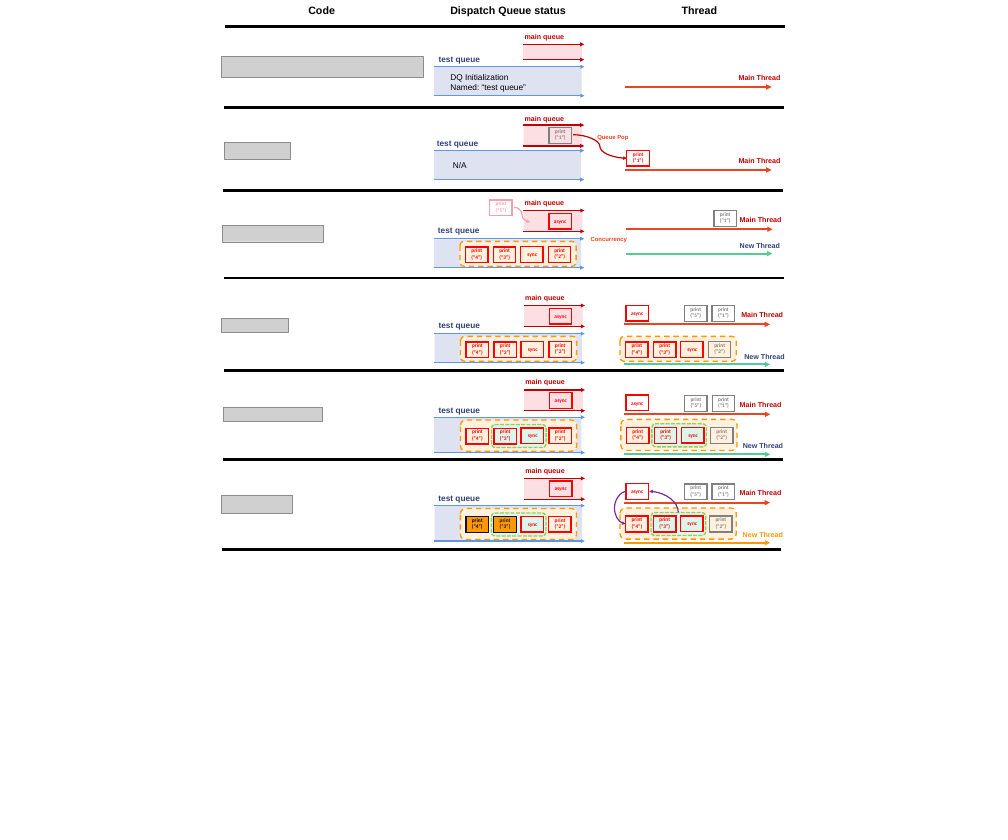
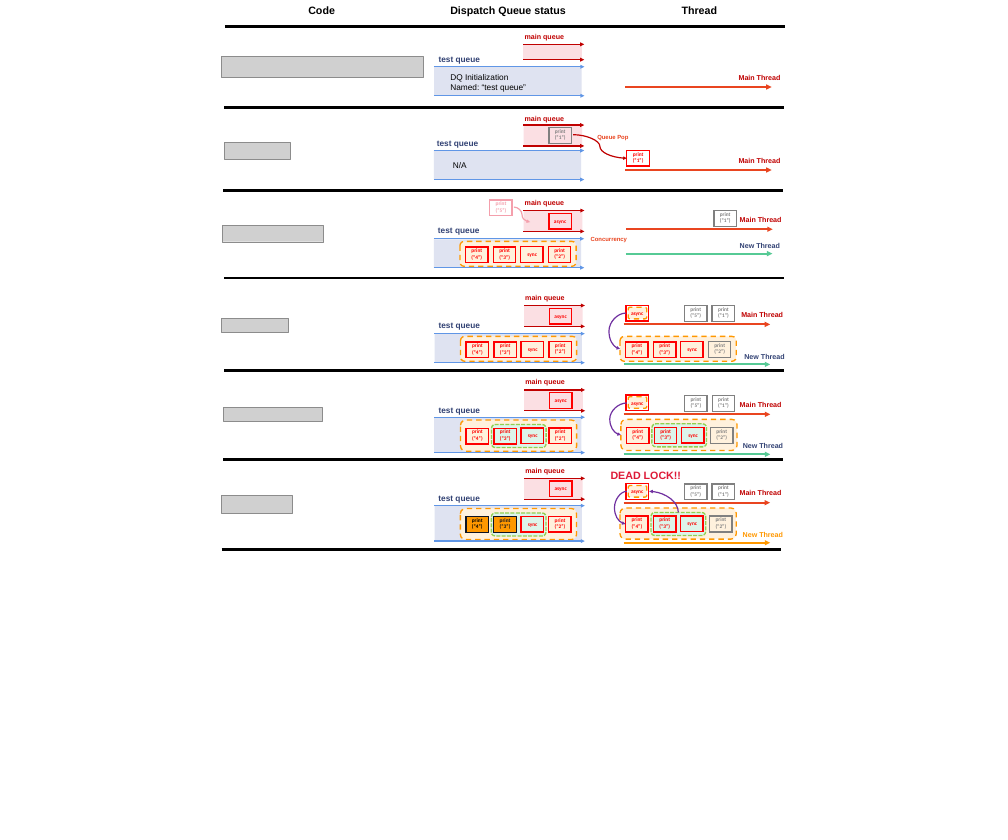
Before and after one commit to yuantianle/yuantianle.github.io, a slide deck: slide 1 of docs/2_Software_Engineering/Swift/Notes/dispatch_queue.pptx. Drawn at 1008x840 pixels with LibreOffice and Linux fonts; fonts in the diff are those of the drawing; grey boxes stand for pictures. Boxes give left, top, right and bottom in pixels: in the first picture for what was removed or moved away, otherwise in the second. Text is boxed around its words. In the diff, an @@ line names an element or a change of style, - is before the commit and + after.

```diff
--- a/docs/2_Software_Engineering/Swift/Notes/dispatch_queue.pptx
+++ b/docs/2_Software_Engineering/Swift/Notes/dispatch_queue.pptx
@@ group added at [609, 307, 681, 497]: 3 rounded rectangles, 2 curved arrows, 1 text @@
+DEAD LOCK!!
```
Also in this commit, not shown: 1 other slide changed, 1 slide added, 11 other files.
